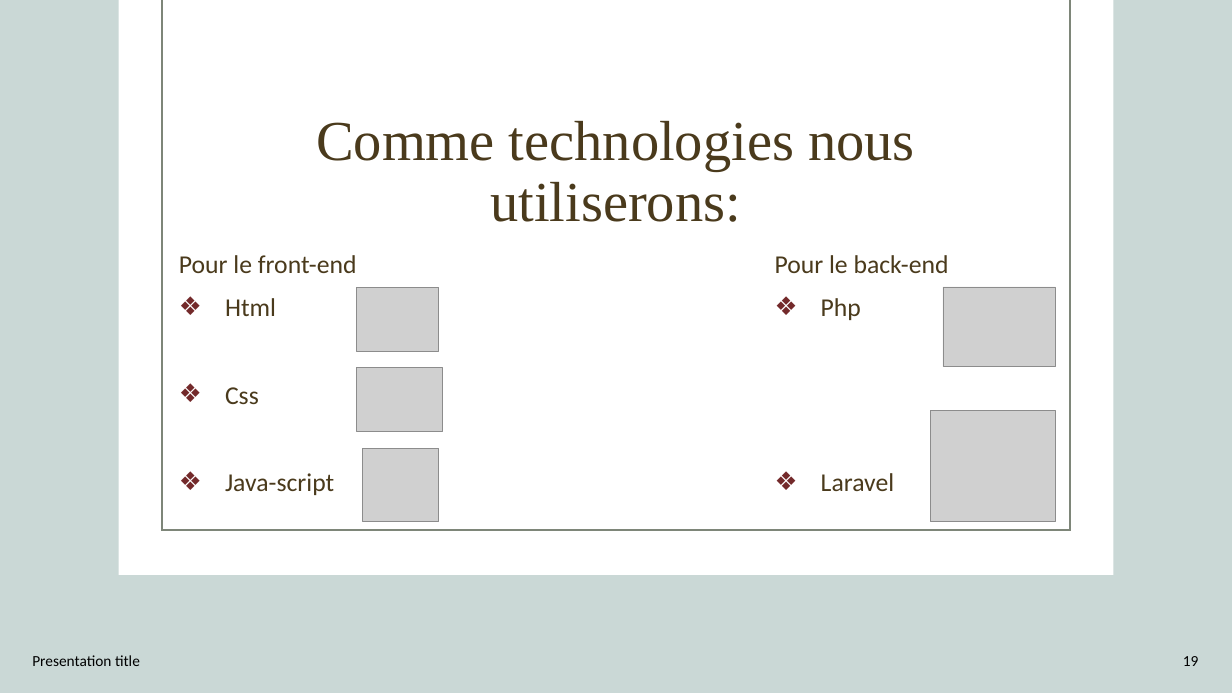
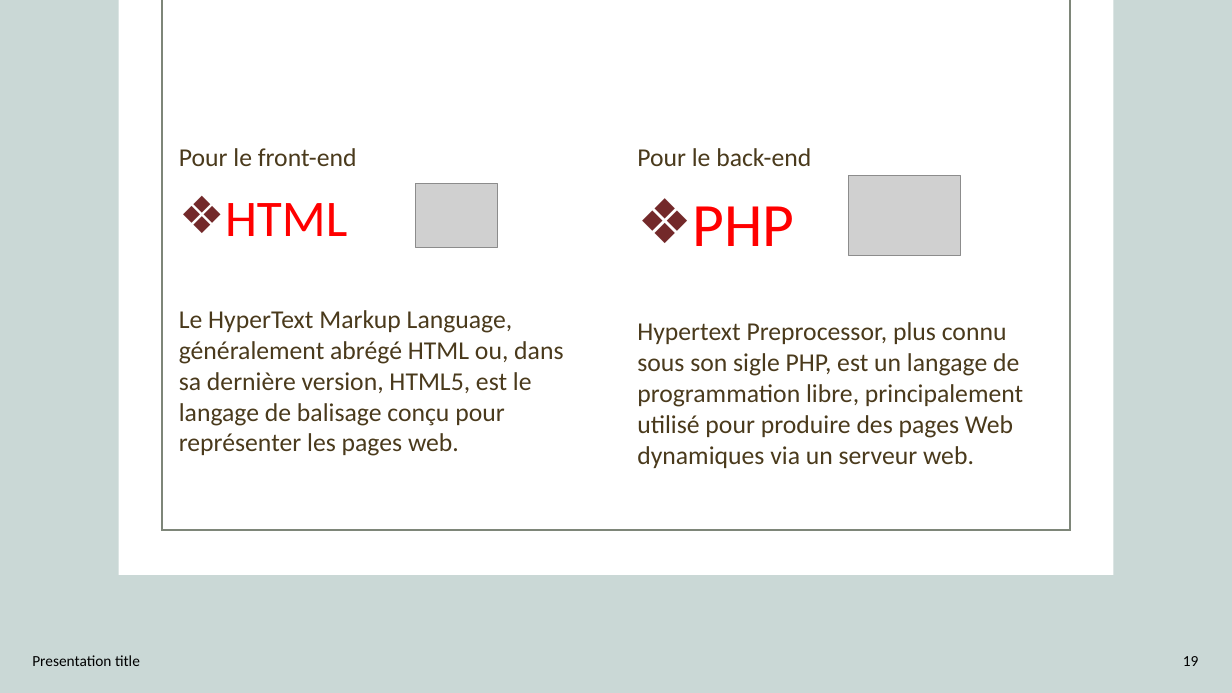
Before and after one commit to AbouSoulama/Projet_de_fin_de_formation_Aboubacar_Soulama, a slide deck: slide 19 of SOULAMA_Aboubacar_CONCEPTION PROJET DE FIN DE FORMATION.pptx. Drawn at 1232x693 pixels with LibreOffice and Linux fonts; fonts in the diff are those of the drawing; grey boxes stand for pictures; background and template pictures are left out. Boxes give left, top, right and bottom in pixels: in the first picture for what was removed or moved away, otherwise in the second. Text is boxed around its words. In the diff, an @@ line names an element or a change of style, - is before the commit and + after.

```diff
--- a/SOULAMA_Aboubacar_CONCEPTION PROJET DE FIN DE FORMATION.pptx
+++ b/SOULAMA_Aboubacar_CONCEPTION PROJET DE FIN DE FORMATION.pptx
@@ text "Pour le front-end": place and size @@
-text "Pour le front-end" at [179, 255, 357, 495]
+text "Pour le front-end" at [179, 148, 563, 456]
@@ title removed at [316, 121, 915, 222] @@
-Comme technologies nous utiliserons:
@@ text "Pour le back-end": place and size @@
-text "Pour le back-end" at [775, 255, 949, 491]
+text "Pour le back-end" at [637, 148, 1023, 468]
@@ picture: place and size @@
-picture at [944, 287, 1056, 367]
+picture at [848, 176, 961, 255]
@@ text at [179, 203, 563, 456]: text changed @@
-❖ Html
-❖ Css
-❖ Java-script
+❖ HTML
+Le HyperText Markup Language, généralement abrégé HTML ou, dans sa dernière version, HTML5, est le langage de balisage conçu pour représenter les pages web.
@@ picture: place and size @@
-picture at [357, 287, 439, 351]
+picture at [416, 184, 498, 248]
@@ text at [637, 206, 1023, 468]: text changed @@
-❖ Php
-❖ Laravel
+❖ PHP
+Hypertext Preprocessor, plus connu sous son sigle PHP, est un langage de programmation libre, principalement utilisé pour produire des pages Web dynamiques via un serveur web.
@@ picture removed at [357, 368, 443, 432] @@
@@ picture removed at [931, 411, 1055, 522] @@
@@ picture removed at [363, 448, 439, 522] @@
```
Also in this commit, not shown: 12 other slides changed, 2 slides added, 12 other files.
